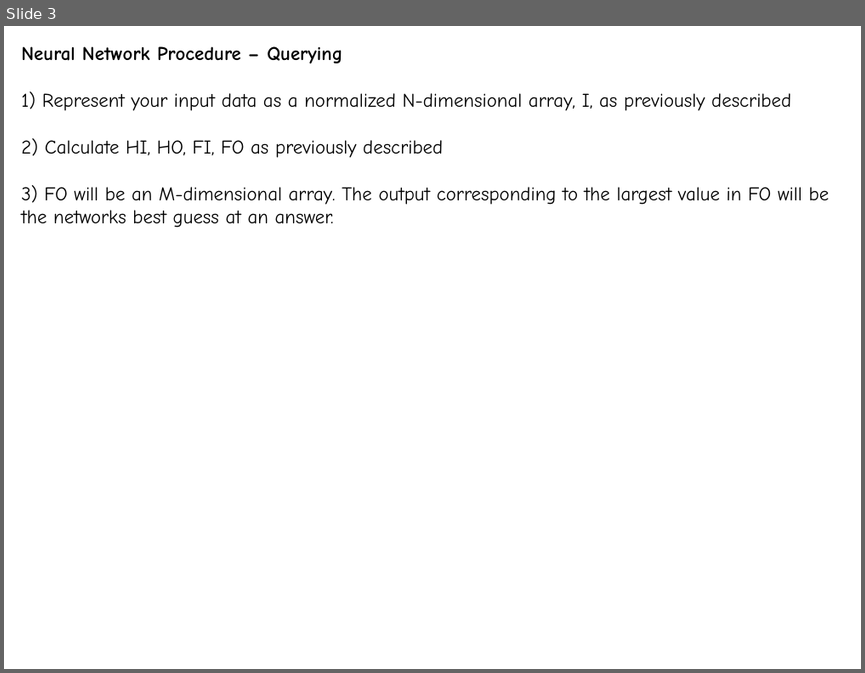
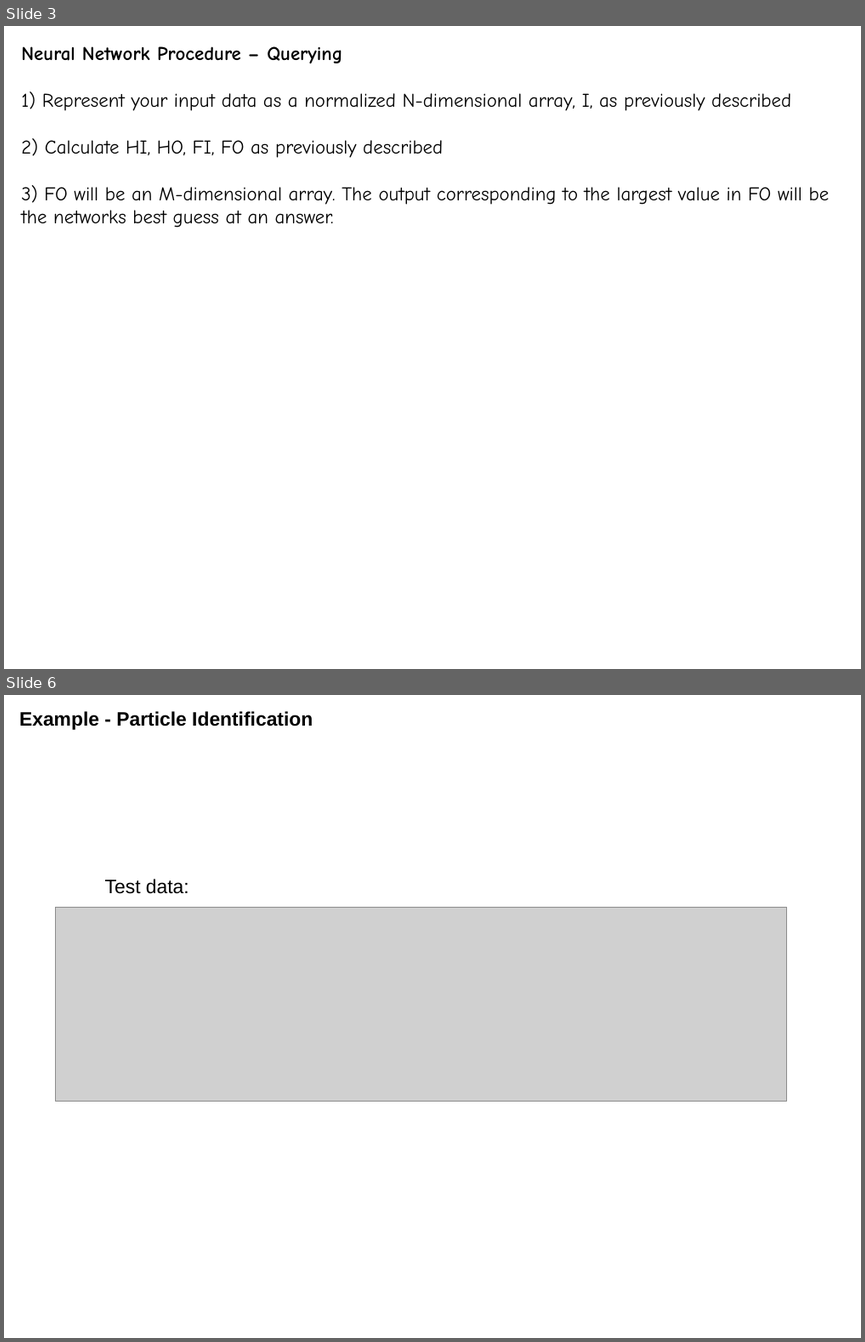
Before and after one commit to CJBrow1590/neural-nets, a slide deck: nn-procedure.odp. Shown one above the other, each under a label of ours: slide 3 before the commit, slides 3 and 6 after it; the slides between them are not shown. The pictures are 865x673 and 865x1342 pixels, drawn with LibreOffice and Linux fonts; fonts in the diff are those of the drawing; grey boxes stand for pictures. Boxes give left, top, right and bottom in pixels: in the first picture for what was removed or moved away, otherwise in the second. Text is boxed around its words. In the diff, an @@ line names an element or a change of style, - is before the commit and + after.

Commit message:
Added PID example

```diff
--- a/nn-procedure.odp
+++ b/nn-procedure.odp
@@ slide 6 added at (x1=4, y1=695, x2=861, y2=1338), background #FFFFFF @@
@@ text added at (x1=19, y1=711, x2=313, y2=730), 18 pt, text #000000, bold @@
+Example - Particle Identification
@@ text added at (x1=105, y1=879, x2=189, y2=894), 18 pt, text #000000 @@
+Test data:
@@ picture added at (x1=55, y1=907, x2=787, y2=1100) @@
```
Also in this commit, not shown: 4 other slides added, 16 other files.
